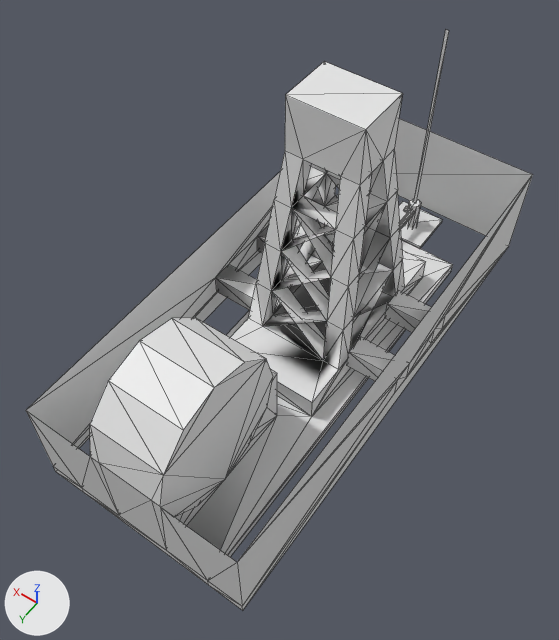
One commit to the OBJ model assets/hbm/models/pumpjack_base.obj: the scene before it, then after it.
The view is the same before and after, from a 50 mm camera at (-3.49, 8.57, 9.02) aimed at (-0.07, 3.77, 1.48). The axes (+X, +Y, +Z) are drawn at lower left. The lights are the same throughout. Mesh edges are drawn as thin lines. Where no turn or scale is listed for an object, it has been applied to the vertices.
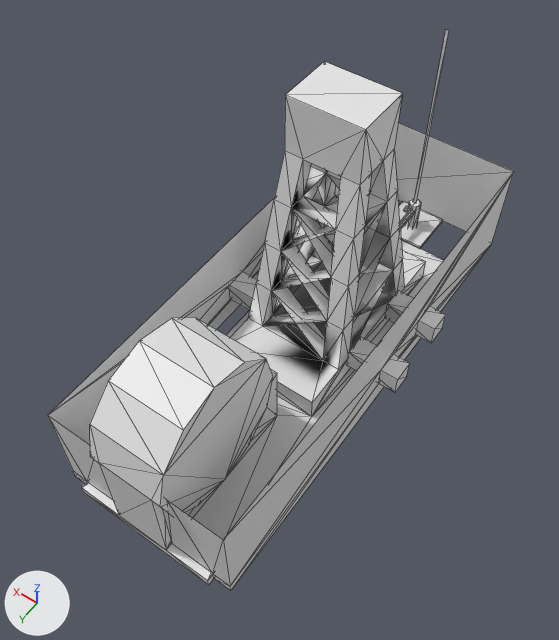
Commit message: More work on pumpjack

Edits to the bpy script that builds the scene:
```text
Change me_plane:
    used by ob_plane; location = (0.0, 0.0, 0.0)
    remove me_plane.from_pydata(...)  # 246 vertices, 538 faces; spans x -1.5..1.5, y -0.5..6.5, z 0.0..4.0
    add me_plane.from_pydata(...)  # 272 vertices, 538 faces; spans x -1.5..1.5, y -0.4..6.5, z 0.0..4.0
    me_plane part 1: a new loose piece of 36 vertices spanning x -1.25..1.25, y -0.4..6.4, z 0.0..1.5
    me_plane part 2
    10 vertices are removed from x -1.5..1.5, y -0.5..6.5, z 0.0..1.5
    44 faces are deleted
```

Pixel boxes (x1, y1, x2, y2) of what changed, in the pictures (559 x 640 px):
'Plane', reshaped (8% narrower)
    before: (26, 30, 533, 611)
    after: (48, 30, 514, 591)
part 1 of me_plane, added
    after: (48, 123, 514, 591)
part 2 of me_plane, deleted
    before: (26, 119, 533, 611)
